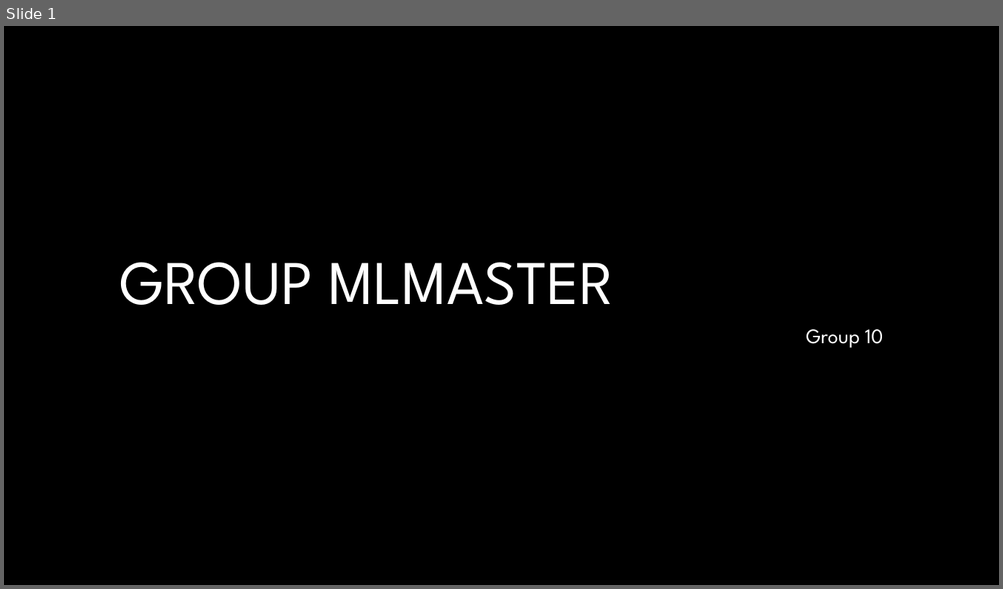
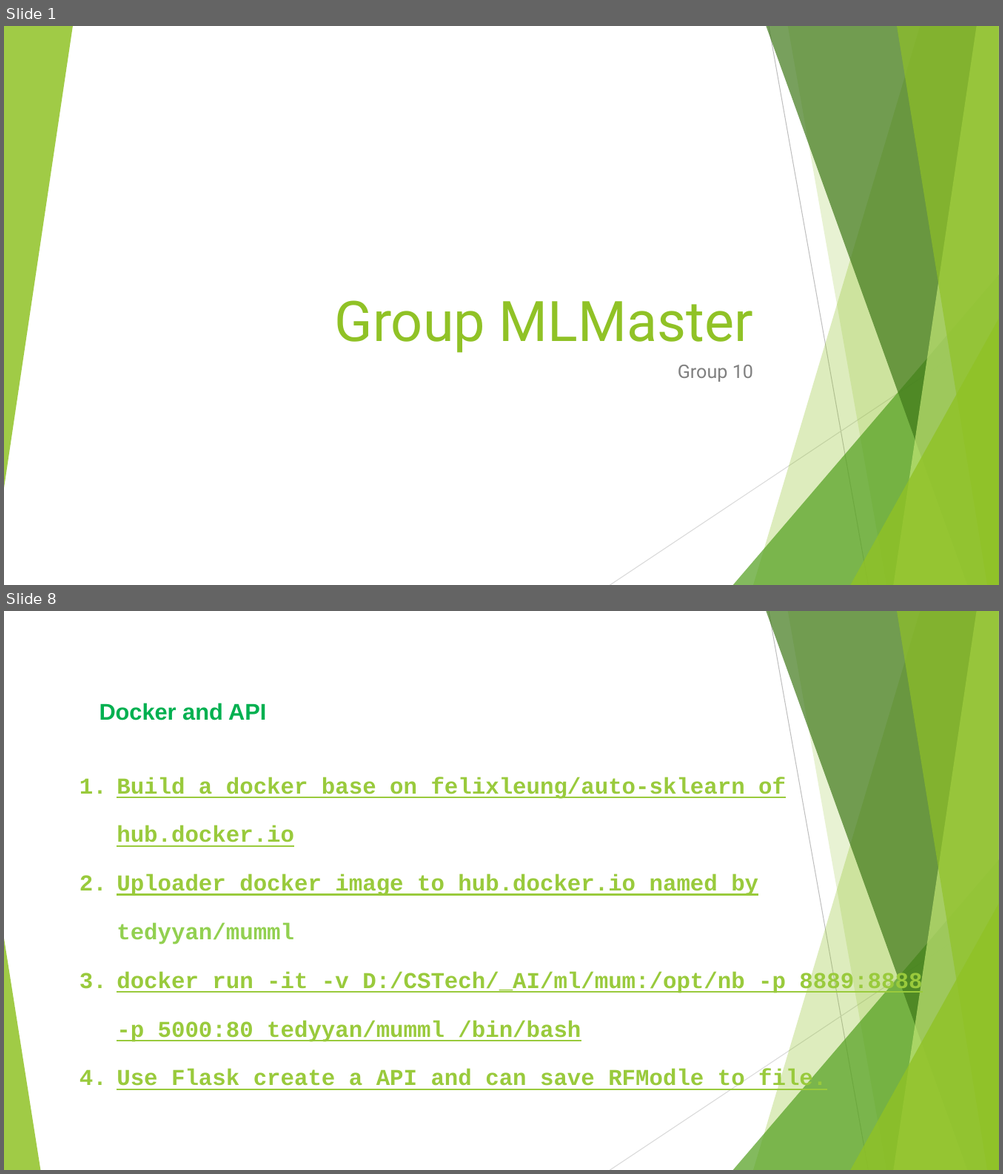
Before and after one commit to tedyyan/MUMMachineLearning, a slide deck: firstProject/GroupMLMaster.pptx. Shown one above the other, each under a label of ours: slide 1 before the commit, slides 1 and 8 after it; the slides between them are not shown. The pictures are 1003x589 and 1003x1174 pixels, drawn with LibreOffice and Linux fonts; fonts in the diff are those of the drawing; background and template pictures are left out. Boxes give left, top, right and bottom in pixels: in the first picture for what was removed or moved away, otherwise in the second. Text is boxed around its words. In the diff, an @@ line names an element or a change of style, - is before the commit and + after.

Commit message:
docker

```diff
--- a/firstProject/GroupMLMaster.pptx
+++ b/firstProject/GroupMLMaster.pptx
@@ slide 8 added at bbox=[4, 611, 999, 1170], background #FFFFFF; not listed: 9 template elements that a slide beside it also shows @@
@@ text added at bbox=[99, 703, 266, 721], 22 pt, text #00B050, bold @@
+Docker and API
@@ text added at bbox=[116, 777, 922, 1092], 22 pt, text #99CA3C, bold, underline @@
+1. Build a docker base on felixleung/auto-sklearn of hub.docker.io
+2. Uploader docker image to hub.docker.io named by tedyyan/mumml
+3. docker run -it -v D:/CSTech/_AI/ml/mum:/opt/nb -p 8889:8888 -p 5000:80 tedyyan/mumml /bin/bash
+4. Use Flask create a API and can save RFModle to file.
@@ triangle added at bbox=[4, 939, 40, 1170], fill #90C226 at 85% opacity @@
@@ slide 1 changed as well @@
@@ background #000000 to #FFFFFF @@
@@ group added at bbox=[4, 26, 999, 585]: 5 freeform shapes, 3 triangles, 2 lines @@
@@ title at bbox=[335, 301, 753, 353]: text changed; size 60 to 54 pt; font League Spartan to Roboto; text colour #FFFFFF to #90C226 @@
-GROUP MLMASTER
+Group MLMaster
@@ subtitle "Group 10": place and size @@
-subtitle "Group 10" at bbox=[805, 329, 883, 348]
+subtitle "Group 10" at bbox=[677, 365, 753, 382]
@@ subtitle "Group 10" at bbox=[677, 365, 753, 382]: size 20 to 18 pt, font League Spartan to Roboto, text colour #FFFFFF to #808080; line spacing 0.9 to 1 @@
```
Also in this commit, not shown: 2 other slides changed, 4 other slides added, 7 slides removed, 3 other files.
